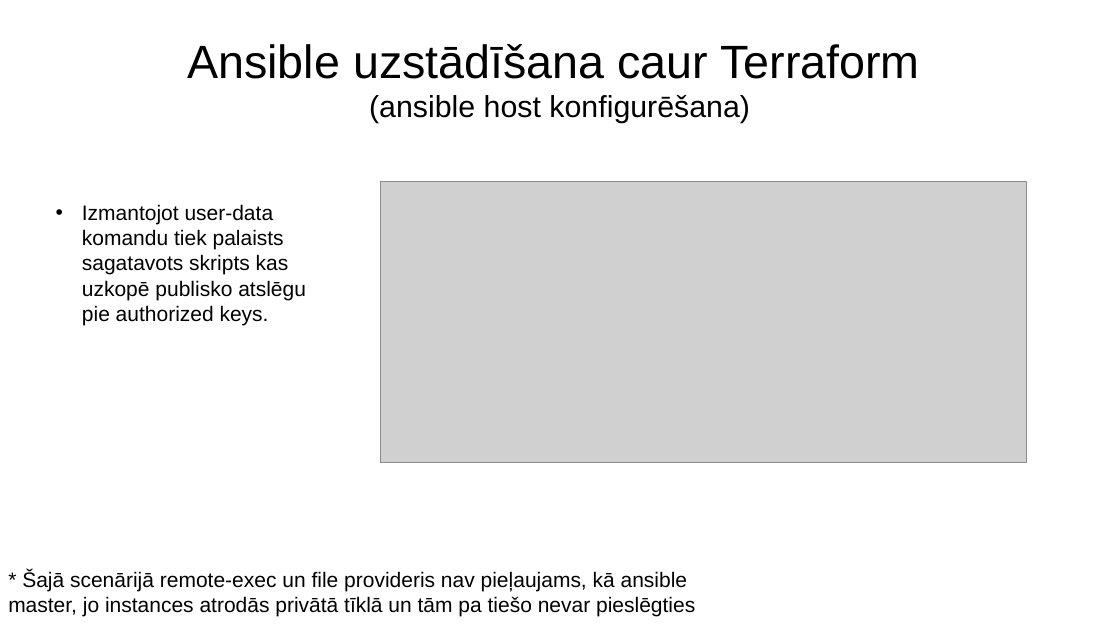
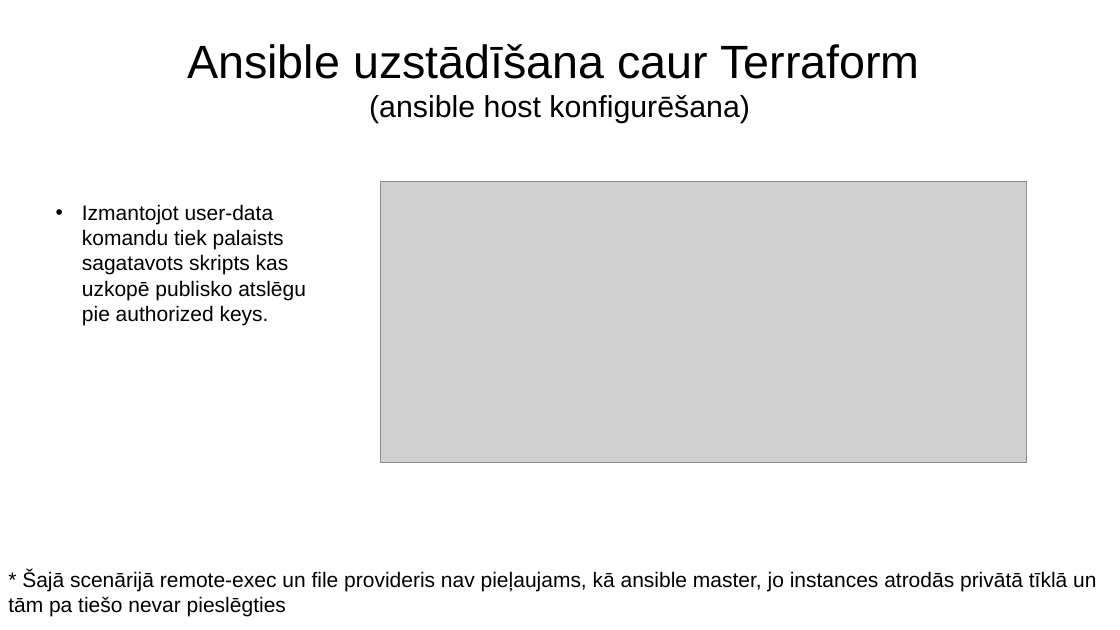
Before and after one commit to DitaGabalina/devops_db_group, a slide deck: slide 18 of docs/Slaidi.2022.07.04_v2.pptx. Drawn at 1120x630 pixels with LibreOffice and Linux fonts; fonts in the diff are those of the drawing; grey boxes stand for pictures. Boxes give left, top, right and bottom in pixels: in the first picture for what was removed or moved away, otherwise in the second. Text is boxed around its words. In the diff, an @@ line names an element or a change of style, - is before the commit and + after.

```diff
--- a/docs/Slaidi.2022.07.04_v2.pptx
+++ b/docs/Slaidi.2022.07.04_v2.pptx
@@ text "* Šajā scenārijā remote-exec un ..." rewrapped from (8, 570, 695, 617) to (8, 570, 1096, 617) @@
```
Also in this commit, not shown: 10 other slides changed, 1 other file.
